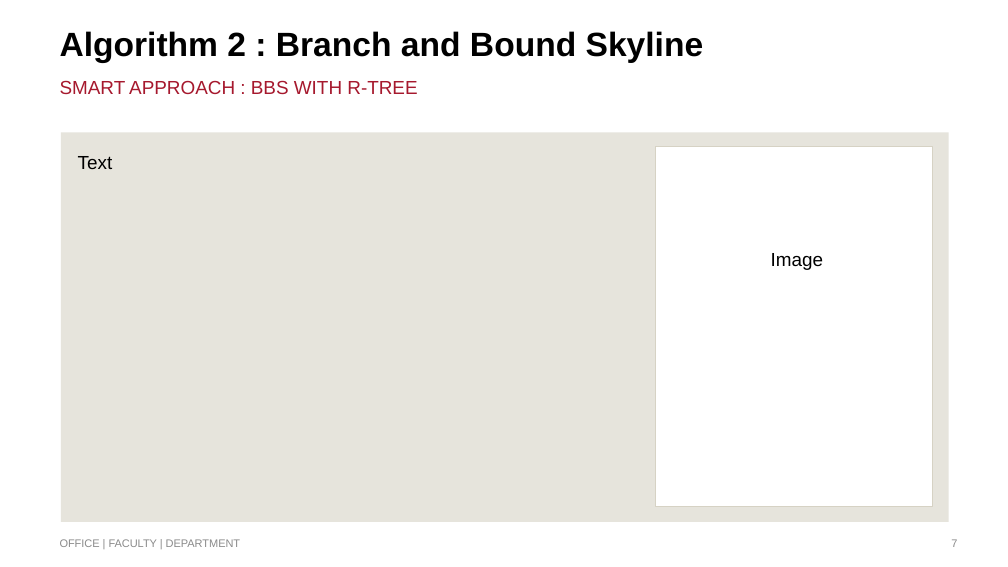
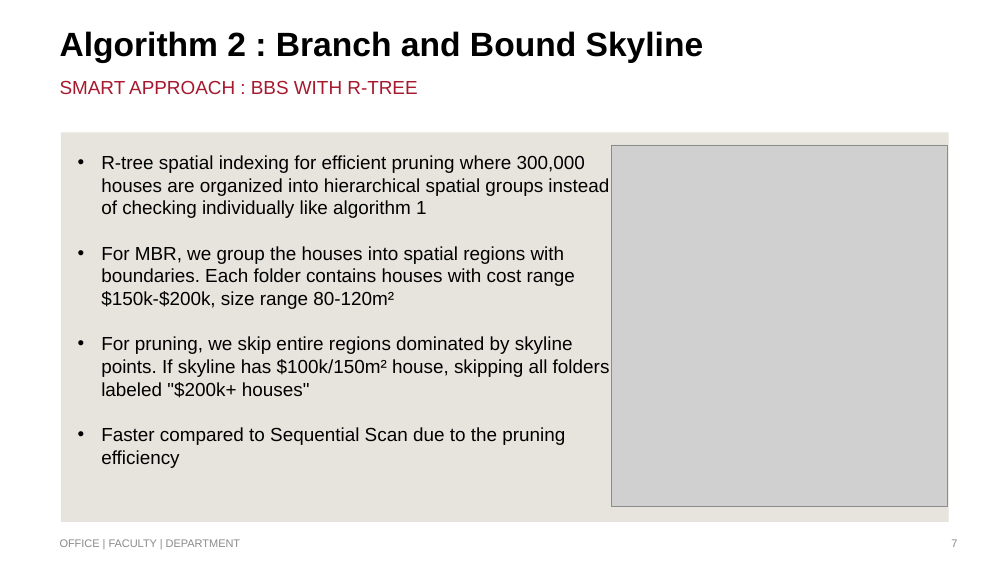
Before and after one commit to gdbhatt/Big-Data-Assignment2, a slide deck: slide 7 of Slides.pptx. Drawn at 1008x567 pixels with LibreOffice and Linux fonts; fonts in the diff are those of the drawing; grey boxes stand for pictures; background and template pictures are left out. Boxes give left, top, right and bottom in pixels: in the first picture for what was removed or moved away, otherwise in the second. Text is boxed around its words. In the diff, an @@ line names an element or a change of style, - is before the commit and + after.

```diff
--- a/Slides.pptx
+++ b/Slides.pptx
@@ picture added at (612, 145, 948, 507) @@
@@ text removed at (78, 156, 113, 169) @@
-Text
@@ text added at (101, 155, 610, 468), 18 pt, text #000000 @@
+• R-tree spatial indexing for efficient pruning where 300,000 houses are organized into hierarchical spatial groups instead of checking individually like algorithm 1
+• For MBR, we group the houses into spatial regions with boundaries. Each folder contains houses with cost range $150k-$200k, size range 80-120m²
+• For pruning, we skip entire regions dominated by skyline points. If skyline has $100k/150m² house, skipping all folders labeled "$200k+ houses"
+• Faster compared to Sequential Scan due to the pruning efficiency
@@ text removed at (771, 253, 824, 270) @@
-Image
```
Also in this commit, not shown: 1 other slide changed, 2 slides added.
